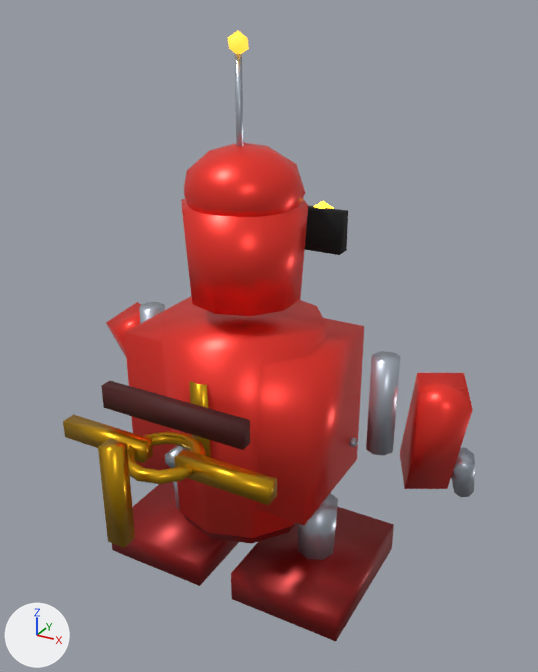
Two versions of the glTF model public/models/robot.glb, one commit apart.
Camera for both pictures: a 50 mm lens placed at (1.49, -1.59, 2.46), pointed at (0.15, 0.83, 1.24). The lights are fixed; the arrows at lower left show +X, +Y and +Z. The picture after the commit comes second. Vertices at exactly the same position are counted once.

Names of what the first picture shows: 'Robot'.
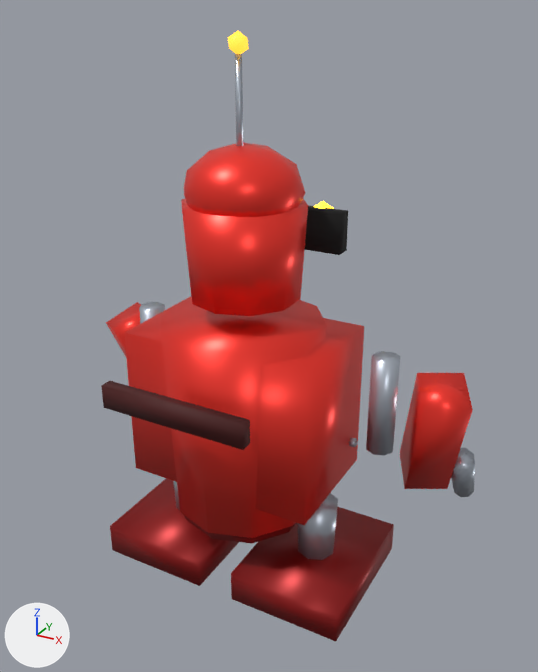
The newer file is also turned or shifted as a whole; pictures and numbers use the older file's frame.

Changed parts and their boxes (x1, y1, x2, y2) in the pictures (538 x 672 px):
'Robot', reshaped (9% narrower)
    before: (63, 31, 475, 641)
    after: (101, 31, 475, 641)
part 1 of me_robot, deleted
    before: (63, 381, 277, 548)

Diff of the bpy script that builds the scene:
```diff
--- a/public/models/robot.glb.py
+++ b/public/models/robot.glb.py
@@ me_robot @@
 # used by ob_robot; location = (0.0, 0.0, 0.0)
-me_robot.from_pydata(...)  # 474 vertices, 824 faces; spans x -0.94..0.94, y 0.0..1.46, z 0.02..2.39
+me_robot.from_pydata(...)  # 354 vertices, 604 faces; spans x -0.94..0.94, y 0.35..1.46, z 0.02..2.39
+# me_robot part 1: 6 loose pieces with 120 vertices, spanning x -0.46..0.46, y 0.0..0.6, z 0.73..1.12, are deleted
 me_robot.materials.append(mat_dark)
```
